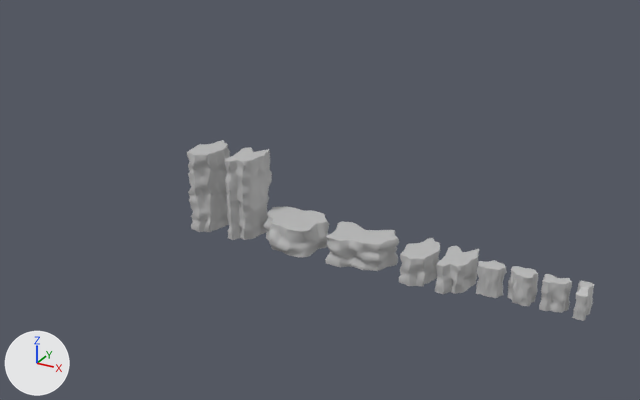
Renders of the FBX model Assets/Art/Models/Environment/cliffs.fbx from each side of a commit.
One viewpoint serves both versions: a camera (50 mm lens) standing at (92.1, -217.0, 125.5) and looking at (-28.8, 2.9, 15.5). Every picture has the same lights, and +X, +Y and +Z are marked at lower left.

Objects in the first picture: 'geo_biglClif_01', 'geo_biglClif_02', 'geo_mediumlClif_01', 'geo_mediumlClif_02', 'geo_ramp', 'geo_smallClif_01', 'geo_smallClif_02', 'geo_smallClif_03', 'geo_tallClif_01', 'geo_tallClif_02'.
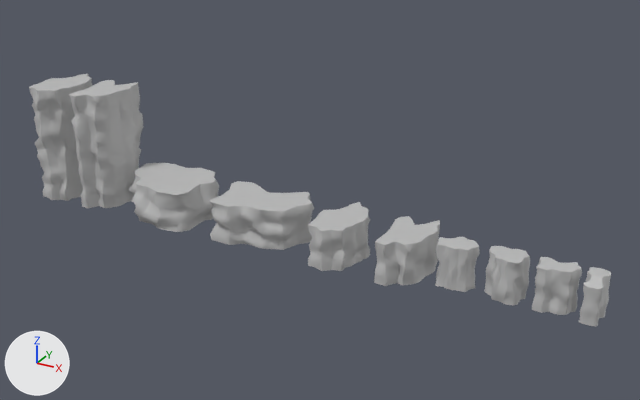
Patch to the scene script:
```diff
--- a/Assets/Art/Models/Environment/cliffs.fbx.py
+++ b/Assets/Art/Models/Environment/cliffs.fbx.py
@@ ob_geo_smallclif_01 @@
 ob_geo_smallclif_01.location = (4622.0, 0.0, -0.374)
+ob_geo_smallclif_01.scale = (1.5, 1.5, 1.5)
@@ ob_geo_ramp @@
 ob_geo_ramp.parent = ob_grp_cliffs
-ob_geo_ramp.location = (5381.0, 0.0, -13.71)
+ob_geo_ramp.location = (5665.0, 0.0, -13.71)
+ob_geo_ramp.scale = (1.5, 1.5, 1.5)
@@ ob_geo_tallclif_02 @@
 ob_geo_tallclif_02.parent = ob_grp_cliffs
-ob_geo_tallclif_02.location = (-6743.0, 0.0, 0.000061)
+ob_geo_tallclif_02.location = (-12759.0, 0.0, 0.000061)
+ob_geo_tallclif_02.scale = (1.5, 1.5, 1.5)
@@ ob_geo_smallclif_03 @@
 ob_geo_smallclif_03.parent = ob_grp_cliffs
-ob_geo_smallclif_03.location = (2802.0, 0.0, 17.97)
+ob_geo_smallclif_03.location = (1778.0, 0.0, 17.97)
+ob_geo_smallclif_03.scale = (1.5, 1.5, 1.5)
@@ ob_geo_mediumlclif_02 @@
 ob_geo_mediumlclif_02.parent = ob_grp_cliffs
-ob_geo_mediumlclif_02.location = (705.5, 0.0, 15.65)
+ob_geo_mediumlclif_02.location = (-1916.0, 0.0, 15.65)
+ob_geo_mediumlclif_02.scale = (1.5, 1.5, 1.5)
@@ ob_geo_biglclif_02 @@
 ob_geo_biglclif_02.parent = ob_grp_cliffs
-ob_geo_biglclif_02.location = (-3643.0, 0.0, -17.45)
+ob_geo_biglclif_02.location = (-8419.0, 0.0, -17.45)
+ob_geo_biglclif_02.scale = (1.5, 1.5, 1.5)
@@ ob_geo_biglclif_01 @@
 ob_geo_biglclif_01.parent = ob_grp_cliffs
-ob_geo_biglclif_01.location = (-1244.0, 0.0, 9.547)
+ob_geo_biglclif_01.location = (-4783.0, 0.0, 0.0)
+ob_geo_biglclif_01.scale = (1.5, 1.5, 1.5)
@@ ob_geo_tallclif_01 @@
 ob_geo_tallclif_01.parent = ob_grp_cliffs
-ob_geo_tallclif_01.location = (-5348.0, 0.0, -7.702)
+ob_geo_tallclif_01.location = (-11018.0, 0.0, -7.702)
+ob_geo_tallclif_01.scale = (1.5, 1.5, 1.5)
@@ ob_geo_mediumlclif_01 @@
 ob_geo_mediumlclif_01.parent = ob_grp_cliffs
-ob_geo_mediumlclif_01.location = (1773.0, 0.0, 17.84)
+ob_geo_mediumlclif_01.location = (201.3, 0.0, 17.84)
+ob_geo_mediumlclif_01.scale = (1.5, 1.5, 1.5)
@@ ob_geo_smallclif_02 @@
 ob_geo_smallclif_02.parent = ob_grp_cliffs
-ob_geo_smallclif_02.location = (3693.0, 0.0, -6.466)
+ob_geo_smallclif_02.location = (3217.0, 0.0, -6.466)
+ob_geo_smallclif_02.scale = (1.5, 1.5, 1.5)
```

Boxes [x1, y1, x2, y2] around the edits, measured in the pictures (640 x 400 px):
'geo_tallClif_01', moved, rescaled (55% wider, 37% taller): before [224, 147, 272, 240]; after [69, 80, 144, 208]
'geo_biglClif_01', moved, rescaled (41% wider, 37% taller): before [325, 221, 399, 271]; after [209, 181, 314, 250]
'geo_tallClif_02', moved, rescaled: before [187, 140, 230, 232]; after [29, 74, 93, 201]
'geo_biglClif_02', moved, rescaled (36% wider, 35% taller): before [263, 206, 329, 257]; after [129, 163, 219, 232]
'geo_mediumlClif_01', moved, rescaled (49% wider, 45% taller): before [435, 246, 479, 294]; after [374, 216, 440, 286]
'geo_mediumlClif_02', moved, rescaled (47% wider, 43% taller): before [399, 238, 441, 286]; after [308, 202, 370, 271]
'geo_smallClif_03', moved, rescaled (44% wider, 44% taller): before [476, 260, 507, 298]; after [435, 237, 480, 292]
'geo_smallClif_02', moved, rescaled (44% wider, 46% taller): before [507, 266, 538, 306]; after [485, 246, 530, 305]
'geo_smallClif_01', rescaled (50% wider, 48% taller): before [539, 274, 572, 313]; after [532, 257, 582, 315]
'geo_ramp', moved, rescaled (43% wider, 46% taller): before [572, 281, 594, 321]; after [579, 267, 611, 326]
